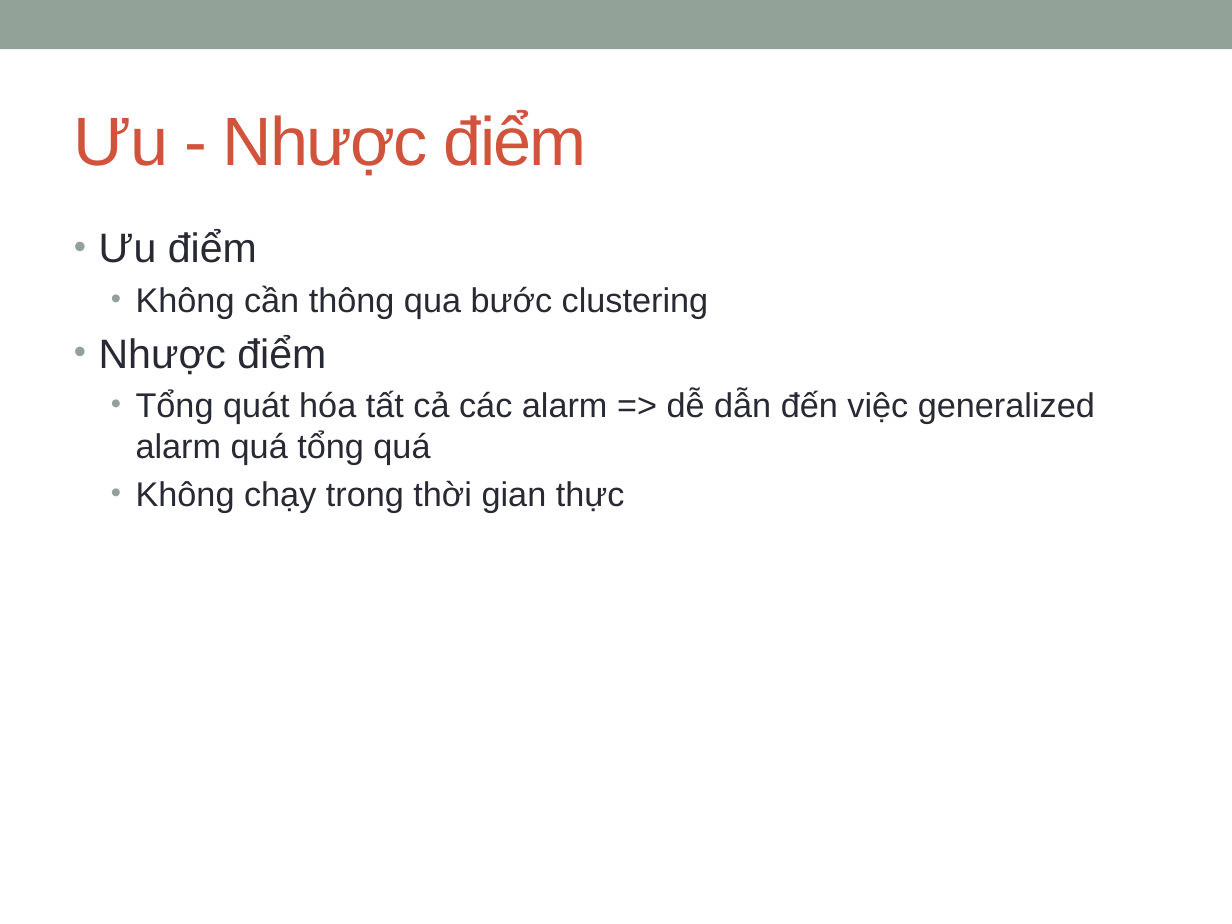
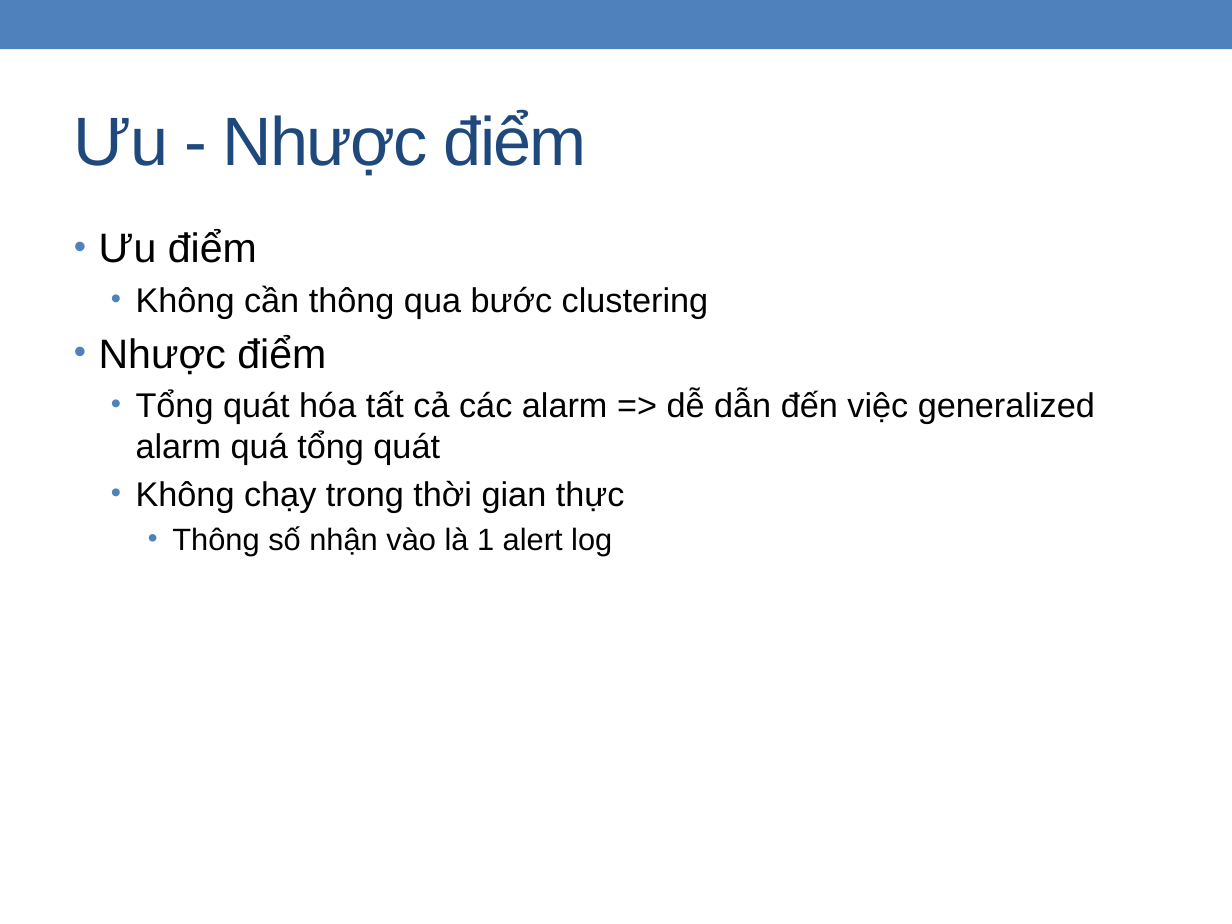
Before and after one commit to zedster27/secviz, a slide deck: slide 10 of branches/C.Thang/Baocao15.1.pptx (slide 9 before the commit). Drawn at 1232x924 pixels with LibreOffice and Linux fonts; fonts in the diff are those of the drawing. Boxes give left, top, right and bottom in pixels: in the first picture for what was removed or moved away, otherwise in the second. Text is boxed around its words. In the diff, an @@ line names an element or a change of style, - is before the commit and + after.

```diff
--- a/branches/C.Thang/Baocao15.1.pptx
+++ b/branches/C.Thang/Baocao15.1.pptx
@@ rectangle at (x1=0, y1=0, x2=1232, y2=49): fill #93A299 to #4F81BD @@
@@ title "Ưu - Nhược điểm" at (x1=74, y1=111, x2=587, y2=176): text colour #D2533C to #1F497D @@
@@ text at (x1=99, y1=230, x2=709, y2=513): text colour #292934 to #000000 in "Ưu điểm", "Không cần thông qua bước clustering", "Nhược điểm", "Không chạy trong thời gian thực"; bullet colour #93A299 to #4F81BD @@
@@ text at (x1=136, y1=390, x2=1095, y2=465): text changed; text colour #292934 to #000000 @@
-  • Tổng quát hóa tất cả các alarm => dễ dẫn đến việc generalized alarm quá tổng quá
+  • Tổng quát hóa tất cả các alarm => dễ dẫn đến việc generalized alarm quá tổng quát
@@ text at (x1=172, y1=526, x2=612, y2=555): paragraph added @@
+    • Thông số nhận vào là 1 alert log
```
Also in this commit, not shown: 23 other slides changed, 8 slides added, 5 slides removed.
